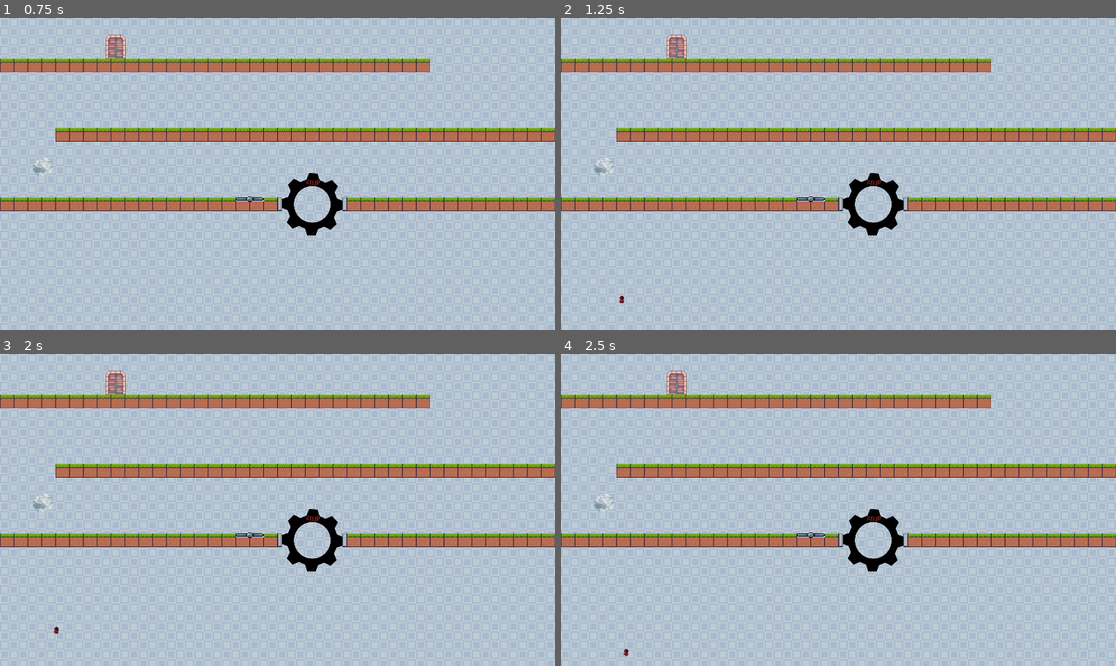
Above: before the commit, frames 1-4 (two rows, left to right).
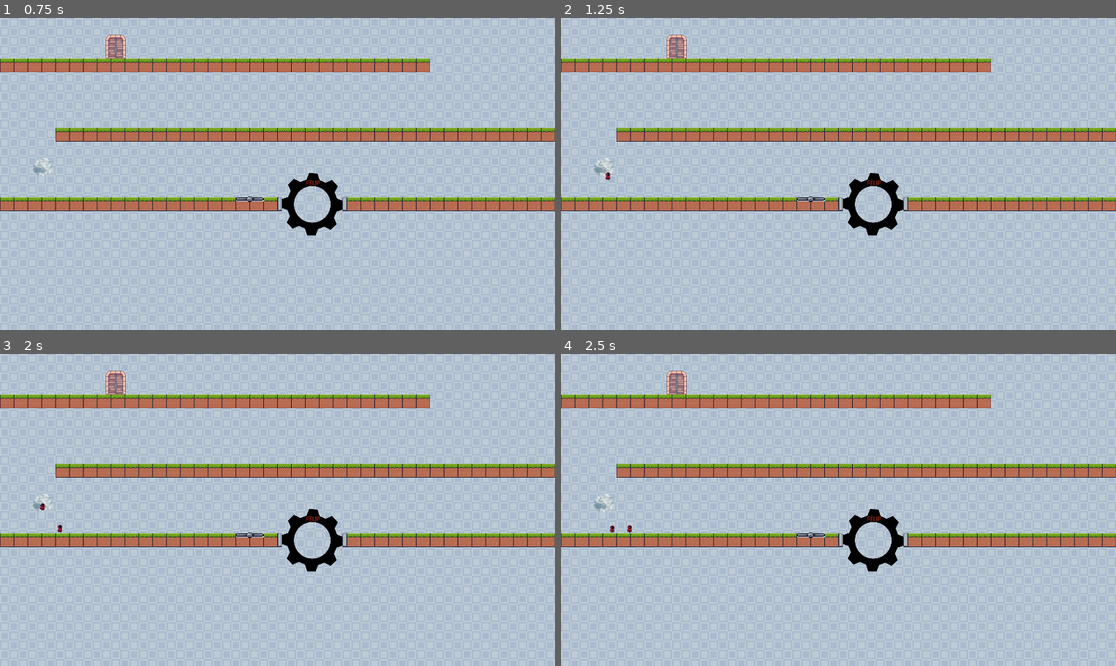
Above: after the commit, the same moments.

Repository: Nuno-Jesus/FEUP-DDJD-Escape-Engines
Game: Godot game, scene res://scenes/main.tscn
Same seed, same stepped clock (60 frames per second), same inputs: the game is played once before the commit and once after it.
Inputs (mouse positions are in pixels of both pictures, inside the frame that each line leads up to):
- Up to frame 1 (0.75 s): tap Enter at 0.5 s; move the mouse to (399, 158) at 0.52 s; click (399, 158) at 0.67 s
- Up to frame 2 (1.25 s): no input
- Up to frame 3 (2 s): tap Space at 1.25 s; move the mouse to (166, 525) at 1.27 s; click (166, 525) at 1.42 s
- Up to frame 4 (2.5 s): tap Enter at 2 s; move the mouse to (894, 441) at 2.02 s; click (894, 441) at 2.17 s

Frame 1 is identical in both runs. In frame 2, less than 0.1% of the frame differs, in the area x 8-12%, y 49-92%; in frame 3, less than 0.1%, in the area x 7-12%, y 47-90%; in frame 4, less than 0.1%.

Commit message:
Fixed: players not spawning in the right position when spawner was moved.

Diff:
--- a/pp/scenes/player.tscn
+++ b/pp/scenes/player.tscn
@@ -46,7 +46,6 @@
 size = Vector2(16, 26.307)
 
 [node name="Engineer" type="CharacterBody2D"]
-position = Vector2(270, 17)
 input_pickable = true
 script = ExtResource("1_dpf8g")
 gravity = 10
--- a/pp/scripts/player.gd
+++ b/pp/scripts/player.gd
@@ -13,13 +13,11 @@
 	velocity.x = speed
 	$AnimatedSprite2D.play()
 
-# Called every frame. 'delta' is the elapsed time since the previous frame.
-func _process(delta):
-	pass
-
 func _physics_process(delta):
 	velocity.y += gravity
 	velocity.x = direction * speed
+
+	move_and_slide()
 
 	if position.x > screen_size.x:
 		direction = Direction.LEFT
@@ -28,7 +26,6 @@
 		direction = Direction.RIGHT
 		$AnimatedSprite2D.flip_h = false
 
-	move_and_slide()
 
 ## Check if the player has been clicked on
 #func _on_RigidBody2D_input_event( viewport: Node, event: InputEvent, shape_idx: int ):
--- a/pp/scripts/spawner.gd
+++ b/pp/scripts/spawner.gd
@@ -4,16 +4,11 @@
 @export var player_ammount = 0
 
 var spawned_players = 0
-var spawn_offset = Vector2(0, 0)
+var spawn_offset = Vector2(50, 50)
 
 
 func _ready():
 	$SpawnTimer.start()
-
-
-func _process(delta):
-	pass
-
 
 func _on_spawner_timer_timeout():
 	if spawned_players >= player_ammount:
@@ -21,6 +16,6 @@
 		return
 
 	var player = player_scene.instantiate()
-	player.position = self.position
+	player.position += spawn_offset
 	spawned_players += 1
 	add_child(player)
Not shown: 1 places in pp/scenes/level.tscn that only renumber resources
